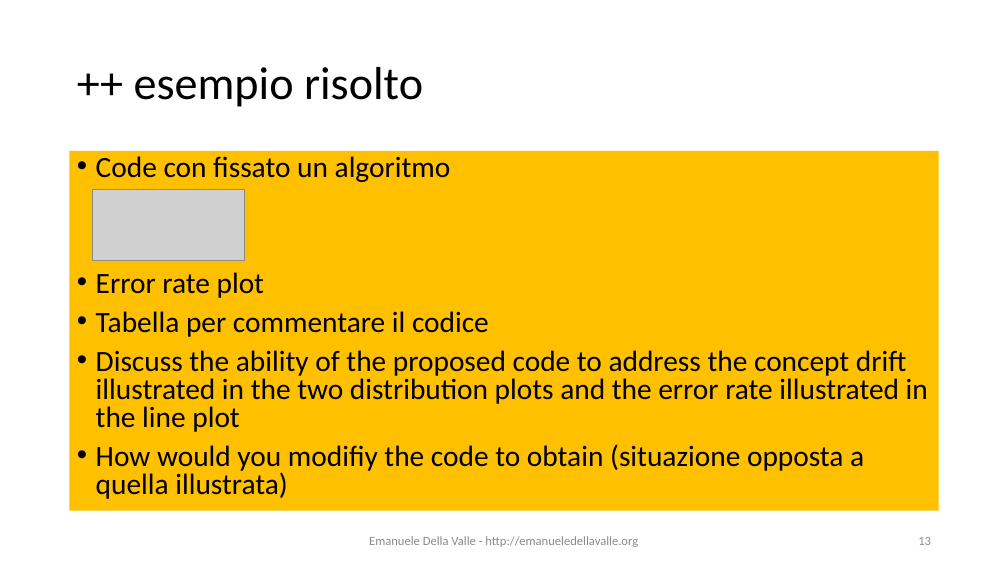
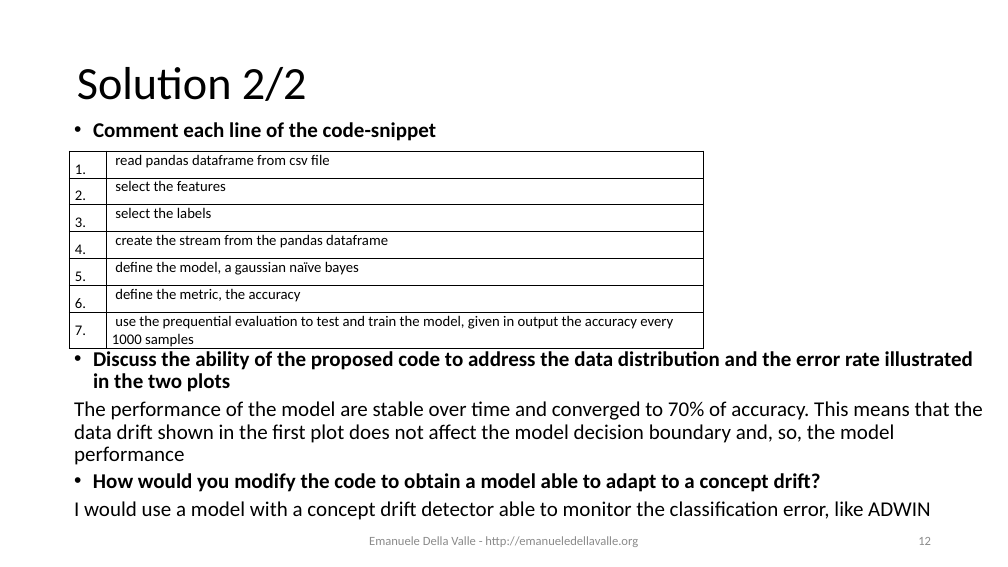
Before and after one commit to emanueledellavalle/streaming-data-analytics, a slide deck: slide 12 of lectures/14_SDS_exam-preview/14_Streaming-Data-Science_exam-preview.pptx (slide 13 before the commit). Drawn at 1008x567 pixels with LibreOffice and Linux fonts; fonts in the diff are those of the drawing; grey boxes stand for pictures. Boxes give left, top, right and bottom in pixels: in the first picture for what was removed or moved away, otherwise in the second. Text is boxed around its words. In the diff, an @@ line names an element or a change of style, - is before the commit and + after.

```diff
--- a/lectures/14_SDS_exam-preview/14_Streaming-Data-Science_exam-preview.pptx
+++ b/lectures/14_SDS_exam-preview/14_Streaming-Data-Science_exam-preview.pptx
@@ title at [77, 67, 307, 101]: text changed @@
-++ esempio risolto
+Solution 2/2
@@ text added at [93, 122, 436, 141], 20 pt, text #000000, bold @@
+  • Comment each line of the code-snippet
@@ text removed at [70, 151, 939, 511] @@
-• Code con fissato un algoritmo
-• Error rate plot
-• Tabella per commentare il codice
-• Discuss the ability of the proposed code to address the concept drift illustrated in the two distribution plots and the error rate illustrated in the line plot
-• How would you modifiy the code to obtain (situazione opposta a quella illustrata)
@@ table added at [70, 151, 704, 351], 7 rows, 2 columns @@
+1. | read pandas dataframe from csv file
+2. | select the features
+3. | select the labels
+4. | create the stream from the pandas dataframe
+5. | define the model, a gaussian naïve bayes
+6. | define the metric, the accuracy
+7. | use the prequential evaluation to test and train the model, given in output the accuracy every 1000 samples
@@ picture removed at [92, 190, 244, 260] @@
@@ text added at [74, 348, 983, 465], 20 pt, text #000000 @@
+  • Discuss the ability of the proposed code to address the data distribution and the error rate illustrated in the two plots
+  The performance of the model are stable over time and converged to 70% of accuracy. This means that the data drift shown in the first plot does not affect the model decision boundary and, so, the model performance
@@ text added at [74, 473, 930, 520], 20 pt, text #000000 @@
+  • How would you modify the code to obtain a model able to adapt to a concept drift?
+  I would use a model with a concept drift detector able to monitor the classification error, like ADWIN
```
Also in this commit, not shown: 2 slides added, 6 other files.
